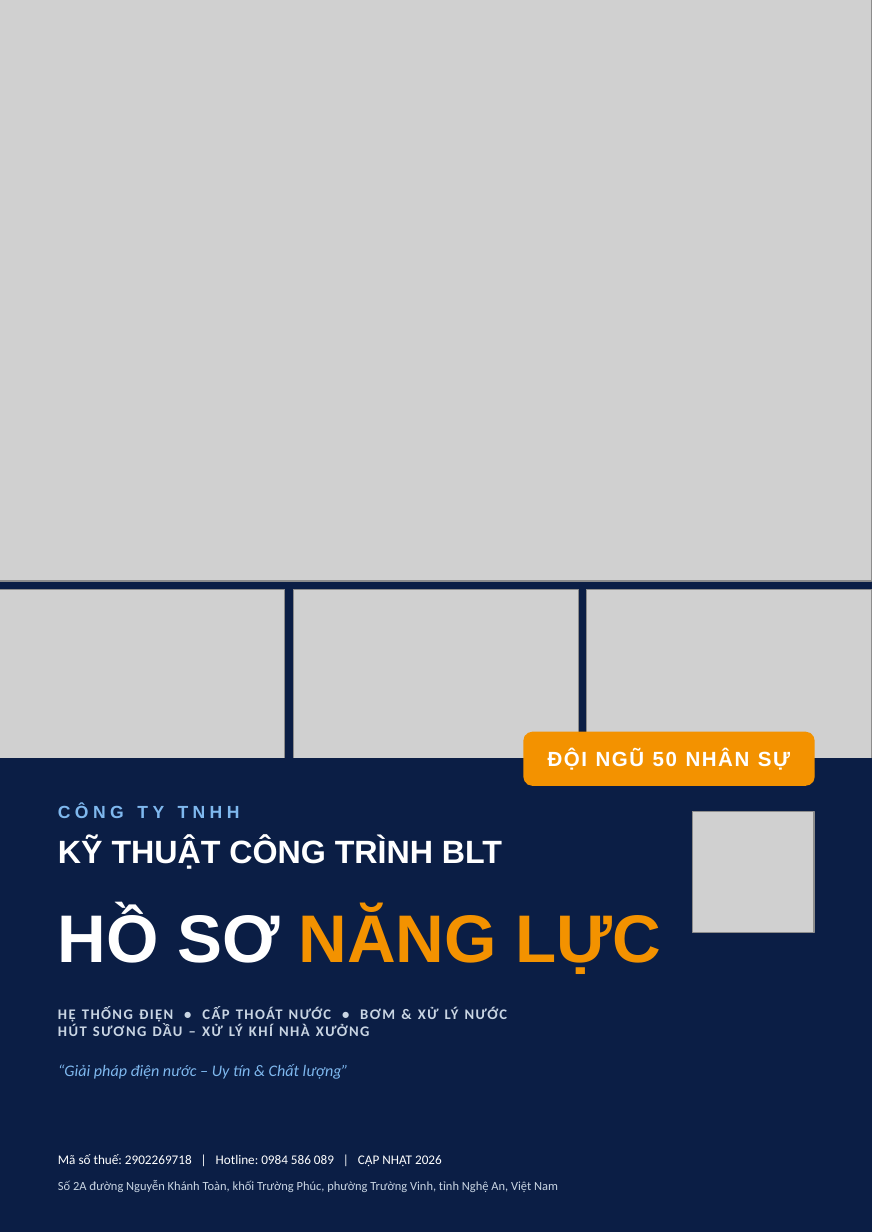
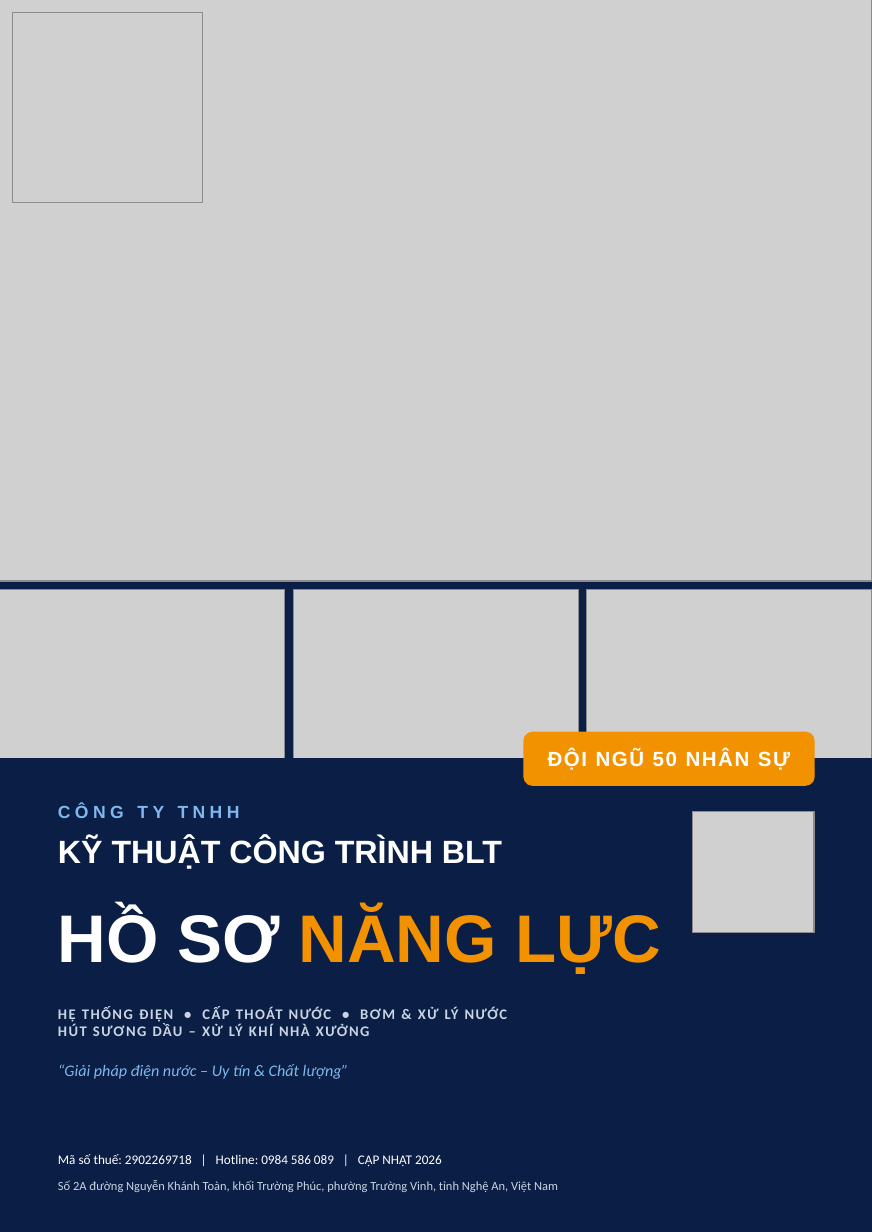
Before and after one commit to haquyenkl2-sys/C-NG-TY-CP-TH-NG-M-I-T-NG-H-P-MINH-PH-T, a slide deck: slide 1 of ho-so-nang-luc-BLT/HO_SO_NANG_LUC_BLT.pptx. Drawn at 872x1232 pixels with LibreOffice and Linux fonts; fonts in the diff are those of the drawing; grey boxes stand for pictures. Boxes give left, top, right and bottom in pixels: in the first picture for what was removed or moved away, otherwise in the second. Text is boxed around its words. In the diff, an @@ line names an element or a change of style, - is before the commit and + after.

```diff
--- a/ho-so-nang-luc-BLT/HO_SO_NANG_LUC_BLT.pptx
+++ b/ho-so-nang-luc-BLT/HO_SO_NANG_LUC_BLT.pptx
@@ picture added at [13, 13, 202, 202] @@
```
Also in this commit, not shown: 3 other files.
